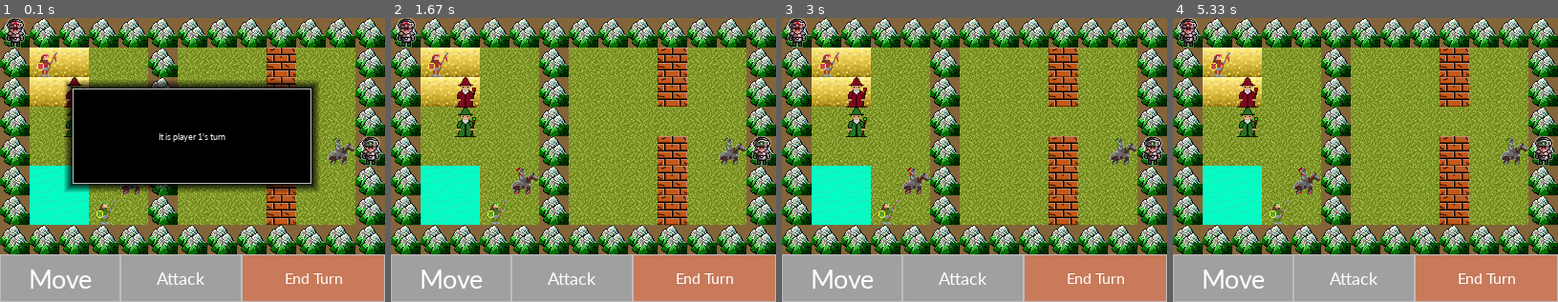
Above: before the commit, frames 1-4 (left to right).
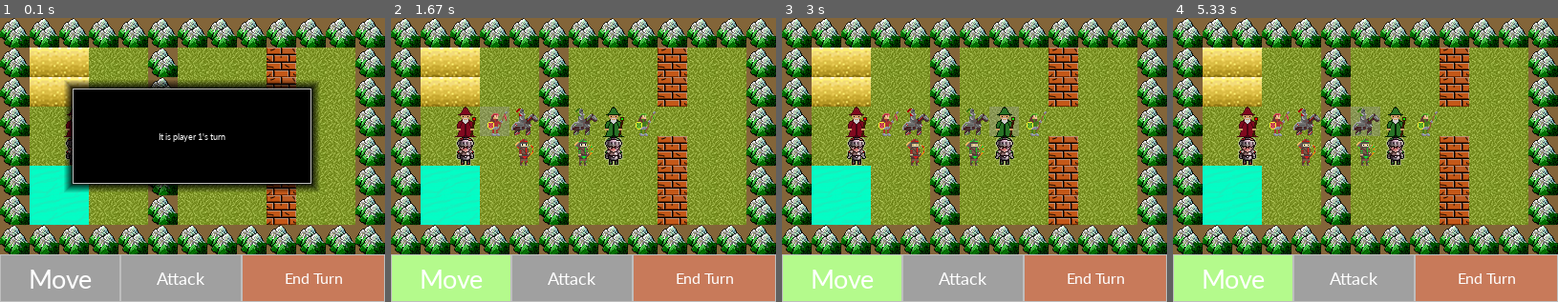
Above: after the commit, the same moments.

Repository: bunzosteele/HeroesEmblem
Game: pygame game, started from Game.py
Two runs of this game, one before a commit and one after it. Both use one fixed random seed, a clock stepped at 60 frames per second and the inputs below. The source is Python 2; it was converted automatically to run under Python 3.
Inputs (mouse positions are in pixels of both pictures, inside the frame that each line leads up to):
- Up to frame 1 (0.1 s): no input
- Up to frame 2 (1.67 s): click (583, 160) at 0.38 s; press the mouse at (702, 279) at 0.7 s; move the mouse to (575, 259) at 0.8 s; release the mouse at (448, 242) at 0.93 s; press the mouse at (702, 279) at 1.03 s; move the mouse to (602, 196) at 1.13 s; release the mouse at (502, 114) at 1.27 s; press the mouse at (702, 279) at 1.37 s; move the mouse to (641, 270) at 1.47 s; release the mouse at (575, 262) at 1.6 s
- Up to frame 3 (3 s): press the mouse at (1093, 279) at 1.7 s; move the mouse to (962, 213) at 1.8 s; release the mouse at (832, 151) at 1.93 s; press the mouse at (1093, 279) at 2.03 s; move the mouse to (1086, 270) at 2.13 s; release the mouse at (1082, 262) at 2.27 s; press the mouse at (974, 137) at 2.37 s; move the mouse to (947, 125) at 2.47 s; release the mouse at (924, 114) at 2.6 s; press the mouse at (843, 279) at 2.7 s; move the mouse to (924, 196) at 2.8 s; release the mouse at (1013, 120) at 2.93 s
- Up to frame 4 (5.33 s): click "Move" at 3.05 s; press the mouse at (1234, 279) at 3.37 s; move the mouse to (1265, 265) at 3.47 s; release the mouse at (1300, 250) at 3.6 s; press the mouse at (1234, 279) at 4.2 s; move the mouse to (1319, 216) at 4.3 s; release the mouse at (1404, 154) at 4.43 s; press the mouse at (1484, 279) at 4.53 s; move the mouse to (1488, 168) at 4.63 s; release the mouse at (1496, 57) at 4.77 s; press the mouse at (1353, 279) at 4.87 s; move the mouse to (1353, 213) at 4.97 s; release the mouse at (1353, 151) at 5.1 s; click (1369, 120) at 5.22 s

The runs differ from the first frame. In frame 1, 2.0% of the frame differs, in the area x 1-99%, y 0-73%; in frame 2, 11%, in the area x 0-99%, y 0-100%; in frame 3, 10%; in frame 4, 10%.

Commit message:
Add unit animations. Add altitude to attack range calculation.

Diff:
--- a/Battlefield/Grass.py
+++ b/Battlefield/Grass.py
@@ -6,10 +6,10 @@
     DefenseBoost = 0
     AccuracyPenalty = 0
     MovementCost = 1
-    Solid = False
+    Altitude = 1
 
     def __init__(self):
-        Tile.__init__(self, Grass.Image, Grass.DefenseBoost, Grass.AccuracyPenalty, Grass.MovementCost)
+        Tile.__init__(self, Grass.Image, Grass.DefenseBoost, Grass.AccuracyPenalty, Grass.MovementCost, Grass.Altitude)
 
     def draw(self, surface, x, y):
         super(Grass, self).draw(surface, x, y)
--- a/Battlefield/Mountain.py
+++ b/Battlefield/Mountain.py
@@ -6,9 +6,10 @@
     DefenseBoost = 2
     AccuracyPenalty = 10
     MovementCost = 2
+    Altitude = 2
 
     def __init__(self):
-     Tile.__init__(self, Mountain.Image, Mountain.DefenseBoost, Mountain.AccuracyPenalty, Mountain.MovementCost)
+     Tile.__init__(self, Mountain.Image, Mountain.DefenseBoost, Mountain.AccuracyPenalty, Mountain.MovementCost, Mountain.Altitude)
 
     def draw(self, surface, x, y):
         super(Mountain, self).draw(surface, x, y)
--- a/Battlefield/Sand.py
+++ b/Battlefield/Sand.py
@@ -6,9 +6,10 @@
     DefenseBoost = -1
     AccuracyPenalty = -1
     MovementCost = 3
+    Altitude = 1
 
     def __init__(self):
-        Tile.__init__(self, Sand.Image, Sand.DefenseBoost, Sand.AccuracyPenalty, Sand.MovementCost)
+        Tile.__init__(self, Sand.Image, Sand.DefenseBoost, Sand.AccuracyPenalty, Sand.MovementCost, Sand.Altitude)
 
     def draw(self, surface, x, y):
         super(Sand, self).draw(surface, x, y)
--- a/Battlefield/Tile.py
+++ b/Battlefield/Tile.py
@@ -4,12 +4,13 @@
 class Tile(pygame.sprite.Sprite):
     Size = 31
 
-    def __init__(self, image, defenseBoost, accuracyPenalty, movementCost):
+    def __init__(self, image, defenseBoost, accuracyPenalty, movementCost, altitude):
         self.defenseBoost = defenseBoost
         self.accuracyPenalty = accuracyPenalty
         self.image = pygame.image.load(image)
         self.rect = self.image.get_rect()
         self.movementCost = movementCost
+        self.altitude = altitude
 
     def draw(self, surface, x, y):
         surface.blit(self.image, (x * Tile.Size, y * Tile.Size))
--- a/Battlefield/Wall.py
+++ b/Battlefield/Wall.py
@@ -6,9 +6,10 @@
     DefenseBoost = 0
     AccuracyPenalty = 0
     MovementCost = 1000
+    Altitude = 1
 
     def __init__(self):
-        Tile.__init__(self, Wall.Image, Wall.DefenseBoost, Wall.AccuracyPenalty, Wall.MovementCost)
+        Tile.__init__(self, Wall.Image, Wall.DefenseBoost, Wall.AccuracyPenalty, Wall.MovementCost, Wall.Altitude)
 
     def draw(self, surface, x, y):
         super(Wall, self).draw(surface, x, y)
--- a/Battlefield/Water.py
+++ b/Battlefield/Water.py
@@ -6,9 +6,10 @@
     DefenseBoost = 1
     AccuracyPenalty = 0
     MovementCost = 5
+    Altitude = 0
 
     def __init__(self):
-        Tile.__init__(self, Water.Image, Water.DefenseBoost, Water.AccuracyPenalty, Water.MovementCost)
+        Tile.__init__(self, Water.Image, Water.DefenseBoost, Water.AccuracyPenalty, Water.MovementCost, Water.Altitude)
 
     def draw(self, surface, x, y):
         super(Water, self).draw(surface, x, y)
--- a/Game.py
+++ b/Game.py
@@ -5,6 +5,7 @@
 from Units.Mage import *
 from Units.Knight import *
 from Units.Spearman import *
+from Units.Archer import *
 from Battlefield.Battlefield import *
 from Battlefield.Tile import *
 
@@ -101,10 +102,14 @@
 
     return (tile, unit)
 
-def can_attack(attacker, battlefield, enemies):
+def can_attack(attacker, battlefield, units):
+    enemies = []
+    for unit in units:
+        if unit.get_team() != current_player:
+            enemies.append(unit)
     startingPosition = attacker.get_location()
-    maxRangeOptions = get_attack_options(startingPosition[0], startingPosition[1], attacker.get_maximumRange(), battlefield, 0, [])
-    minimumRangeOptions = get_attack_options(startingPosition[0], startingPosition[1], attacker.get_minimumRange(), battlefield, 0, [])
+    maxRangeOptions = get_attack_options(startingPosition[0], startingPosition[1], attacker.get_maximumRange(), battlefield.tiles[startingPosition[1]][startingPosition[0]].Altitude, battlefield, 0, [])
+    minimumRangeOptions = get_attack_options(startingPosition[0], startingPosition[1], attacker.get_minimumRange(), battlefield.tiles[startingPosition[1]][startingPosition[0]].Altitude, battlefield, 0, [])
     options = []
     for option in maxRangeOptions:
         if option not in minimumRangeOptions:
@@ -118,8 +123,8 @@
 
 def draw_attack_shadow(attacker, battlefield, selected_color, screen):
     startingPosition = attacker.get_location()
-    maxRangeOptions = get_attack_options(startingPosition[0], startingPosition[1], attacker.get_maximumRange(), battlefield, 0, [])
-    minimumRangeOptions = get_attack_options(startingPosition[0], startingPosition[1], attacker.get_minimumRange(), battlefield, 0, [])
+    maxRangeOptions = get_attack_options(startingPosition[0], startingPosition[1], attacker.get_maximumRange(), battlefield.tiles[startingPosition[1]][startingPosition[0]].Altitude,  battlefield, 0, [])
+    minimumRangeOptions = get_attack_options(startingPosition[0], startingPosition[1], attacker.get_minimumRange(), battlefield.tiles[startingPosition[1]][startingPosition[0]].Altitude, battlefield, 0, [])
     options = []
     for option in maxRangeOptions:
         if option not in minimumRangeOptions:
@@ -131,18 +136,26 @@
         battlefield.tiles[option[1]][option[0]].draw(screen, option[0], option[1])
         pygame.gfxdraw.box(screen, pygame.Rect(temp_x, temp_y, Tile.Size, Tile.Size), selected_color)
 
-def get_attack_options(x, y, range, battlefield, distance, options):
-    if is_in_bounds(x, y, battlefield) and distance <= range:
+def get_attack_options(x, y, range, attackerAltitude, battlefield, distance, options):
+    if is_in_bounds(x, y, battlefield) and distance <= range and attackerAltitude >= battlefield.tiles[y][x].Altitude:
         options.append((x,y))
 
-        get_attack_options(x + 1, y, range, battlefield, distance+1, options)
-        get_attack_options(x - 1, y, range, battlefield, distance+1, options)
-        get_attack_options(x, y + 1, range, battlefield, distance+1, options)
-        get_attack_options(x, y - 1, range, battlefield, distance+1, options)
+        get_attack_options(x + 1, y, range, attackerAltitude, battlefield, distance+1, options)
+        get_attack_options(x - 1, y, range, attackerAltitude, battlefield, distance+1, options)
+        get_attack_options(x, y + 1, range, attackerAltitude, battlefield, distance+1, options)
+        get_attack_options(x, y - 1, range, attackerAltitude, battlefield, distance+1, options)
     return options
 
+def nextAnimation(animationState):
+    if(animationState==3):
+        return 1
+    else:
+        return animationState +1
+
+
 
 pygame.init()
+pygame.display.set_caption("Heroes Emblem")
 running = True
 c_EndTurnButtonHeight = 50
 c_EndTurnPixelWidth = 150
@@ -162,25 +175,29 @@
 selected_color = (150, 150, 150, 100)
 attack_color = (200, 100, 100, 150)
 
-unit1 = Footman(0, 0, 1)
-unit2 = Mage(2, 2, 1)
-unit3 = Mage(2, 3, 2)
-unit4 = Footman(12, 4, 2)
-unit5 = Knight(4, 5, 1)
-unit6 = Knight(11, 4, 2)
-unit7 = Spearman(1, 1, 1)
-unit8 = Spearman(3, 6, 2)
-
+unit1 = Archer(4, 4, 1)
+unit2 = Archer(6, 4, 2)
+unit3 = Footman(7, 4, 2)
+unit4 = Footman(2, 4, 1)
+unit5 = Knight(4, 3, 1)
+unit6 = Knight(6, 3, 2)
+unit7 = Mage(7, 3, 2)
+unit8 = Mage(2, 3, 1)
+unit9 = Spearman(8, 3, 2)
+unit10 = Spearman(3, 3, 1)
 
 clock = pygame.time.Clock()
-
-units = [unit1, unit2, unit3, unit4, unit5, unit6, unit7, unit8]
+animationState = 1
+animationTimer = pygame.time.set_timer(pygame.USEREVENT, 500)
+
+units = [unit1, unit2, unit3, unit4, unit5, unit6, unit7, unit8, unit9, unit10]
 tapped_units = []
 unit_size = len(units)
 selected = None
 moving = False
 attacking = False
 
+
 EndTurn = UI.Buttons.Button()
 NewTurn = UI.Buttons.Button()
 Move = UI.Buttons.Button()
@@ -190,6 +207,8 @@
     for event in pygame.event.get():
         if event.type == pygame.QUIT:
             running = False
+        elif event.type == pygame.USEREVENT:
+            animationState = nextAnimation(animationState);
         elif event.type == pygame.MOUSEBUTTONUP:
             pos = pygame.mouse.get_pos()
             if between_turns:
@@ -205,7 +224,7 @@
                 if selected is not None:
                     moving = not moving
             elif Attack.pressed(pos):
-                if selected is not None:
+                if selected is not None and can_attack(units[selected], battlefield, units):
                     moving = False
                     attacking = not attacking
             else:
@@ -255,11 +274,8 @@
         location = units[selected].get_location()
         x, y = location[0], location[1]
 
-        enemies = []
-        for unit in units:
-            if unit.get_team() != current_player:
-                enemies.append(unit)
-        if(can_attack(units[selected], battlefield, enemies)):
+
+        if(can_attack(units[selected], battlefield, units)):
             Attack.create_button(screen, (180, 250, 140), (WindowPixelWidth - c_EndTurnPixelWidth)/2, WindowPixelHeight - c_EndTurnButtonHeight,
                 (WindowPixelWidth - c_EndTurnPixelWidth)/2 + 1, c_EndTurnButtonHeight, None, "Attack", (255,255,255))
 
@@ -277,7 +293,7 @@
 
 
     for u in units :
-        u.draw(screen)
+        u.draw(screen, animationState)
 
     if(between_turns):
         draw_turn_indicator(WindowPixelHeight, WindowPixelWidth, c_EndTurnButtonHeight, current_player)
--- /dev/null
+++ b/Units/Archer.py
@@ -0,0 +1,18 @@
+from Units.Unit import *
+
+
+class Archer(Unit):
+    Image = "images/archer-idle-1-0.png"
+    MaxHealth = 6
+    AttackPower = 10
+    Defense = 2
+    Movement = 3
+    MinimumRange = 2
+    MaximumRange = 4
+
+    def __init__(self, x, y, team):
+        if team == 1:
+            self.Image = "images/archer-idle-1-1.png"
+        if team == 2:
+            self.Image = "images/archer-idle-1-2.png"
+        Unit.__init__(self, self.Image, x, y, Archer.Movement, Archer.MaxHealth, Archer.Defense, Archer.MinimumRange, Archer.MaximumRange, team)
--- a/Units/Footman.py
+++ b/Units/Footman.py
@@ -3,7 +3,7 @@
 from Units.Unit import *
 
 class Footman(Unit):
-    Image = "images/Footman.png"
+    Image = "images/Footman-Idle-1-0.png"
     MaxHealth = 10
     AttackPower = 10
     Defense = 5
@@ -13,8 +13,8 @@
 
     def __init__(self, x , y, team):
         if team == 1:
-            self.Image = "images/footman1.png"
+            self.Image = "images/footman-idle-1-1.png"
         if team == 2:
-            self.Image = "images/footman2.png"
+            self.Image = "images/footman-idle-1-2.png"
         Unit.__init__(self, self.Image, x, y, Footman.Movement,
                       Footman.MaxHealth, Footman.Defense, Footman.MinimumRange, Footman.MaximumRange, team)
--- a/Units/Unit.py
+++ b/Units/Unit.py
@@ -19,10 +19,15 @@
         self.tapped = False
 
         self.image = pygame.image.load(art)
+        self.art = art
         self.rect = self.image.get_rect()
 
 
-    def draw(self, surface):
+    def draw(self, surface, animationState):
+        imageAttributes = self.art.split("-")
+        if(imageAttributes[0] == "images/archer" or imageAttributes[0] == "images/footman"):
+            imageAttributes[2] = str(animationState)
+            self.image = pygame.image.load("-".join(imageAttributes))
         surface.blit(self.image, (self.x, self.y))
 
     def movement_clac(self):
Binary file added: images/Archer-Attack-1-0.png
Binary file added: images/Archer-Attack-1-1.png
Binary file added: images/Archer-Attack-1-2.png
Binary file added: images/Archer-Attack-2-0.png
Binary file added: images/Archer-Attack-2-1.png
Binary file added: images/Archer-Attack-2-2.png
Binary file added: images/Archer-Idle-1-0.png
Binary file added: images/Archer-Idle-1-1.png
Binary file added: images/Archer-Idle-1-2.png
Binary file added: images/Archer-Idle-2-0.png
Binary file added: images/Archer-Idle-2-1.png
Binary file added: images/Archer-Idle-2-2.png
(and 23 more such lines)
